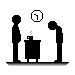
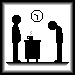
Revision of a layered 75 x 75 image; what changed, layer by layer:
added layer "Layer 10" above "Layer 9" over (2, 2, 73, 73)
painted on "Layer 9" over (0, 0, 75, 75)
